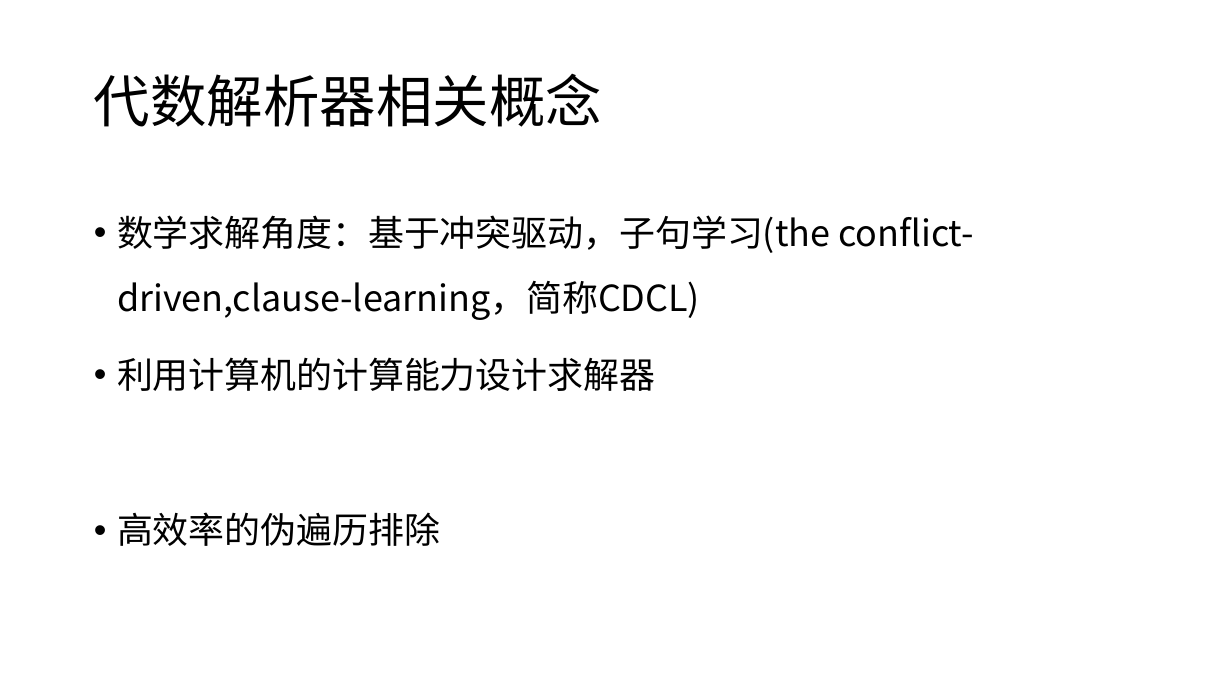
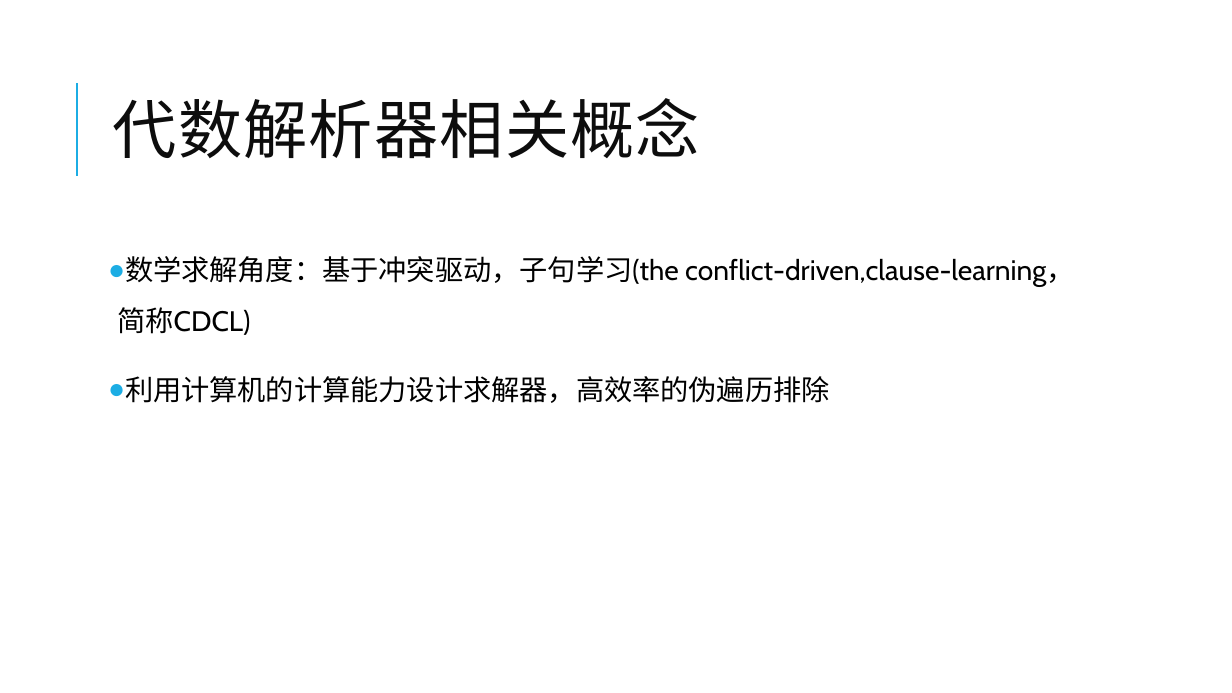
Before and after one commit to yberlin/hello-world, a slide deck: slide 9 of 数电/代数解析器与其密码学领域的应用.pptx. Drawn at 1232x693 pixels with LibreOffice and Linux fonts; fonts in the diff are those of the drawing. Boxes give left, top, right and bottom in pixels: in the first picture for what was removed or moved away, otherwise in the second. Text is boxed around its words. In the diff, an @@ line names an element or a change of style, - is before the commit and + after.

```diff
--- a/数电/代数解析器与其密码学领域的应用.pptx
+++ b/数电/代数解析器与其密码学领域的应用.pptx
@@ title "代数解析器相关概念": place and size @@
-title "代数解析器相关概念" at [94,73,602,127]
+title "代数解析器相关概念" at [113,98,700,158]
@@ title "代数解析器相关概念" at [113,98,700,158]: size 44 to 50 pt, font Noto Sans CJK SC to Calibri, text colour #000000 to #0D0D0D, letter spacing 0 to 1 pt; line spacing 0.9 to 0.8 @@
@@ line added from (77, 176) to (77, 83), #1CADE4 1.5 pt @@
@@ text "数学求解角度：基于冲突驱动，子句学习(the conflict-driven,clause-learning，简称CDC ...": place and size @@
-text "数学求解角度：基于冲突驱动，子句学习(the conflict-driven,clause-learning，简称CDC ..." at [117,215,974,546]
+text "数学求解角度：基于冲突驱动，子句学习(the conflict-driven,clause-learning，简称CDC ..." at [117,256,1075,403]
@@ text at [117,256,1075,335]: size 28 to 22 pt, font Noto Sans CJK SC to Cabin in "数学求解角度：基于冲突驱动，子句学习(the conflict-driven,clause-learning，简称CDC ..."; bullet • to ●; more space between paragraphs @@
@@ text at [125,376,830,403]: text changed; size 28 to 22 pt; font Noto Sans CJK SC to Cabin @@
-• 利用计算机的计算能力设计求解器
-• 高效率的伪遍历排除
+● 利用计算机的计算能力设计求解器，高效率的伪遍历排除
```
Also in this commit, not shown: 10 other slides changed, 7 slides added, 2 other files.
